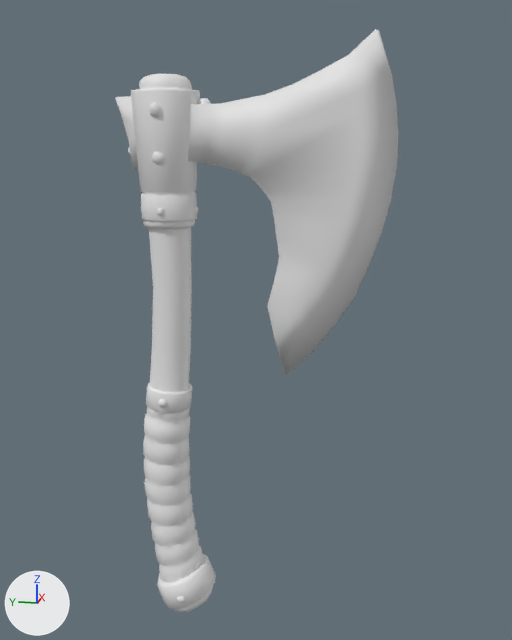
Before and after pictures for a commit that changed the FBX model skeletons/Assets/UndeadLegion/Models/Weapons/SM_H1Axe.fbx.
Before and after are seen from a 50 mm camera at (-0.572, -0.194, 0.366) aimed at (0.007, -0.079, 0.221). Lighting does not change. The marker at lower left points along +X, +Y and +Z. The picture after the commit comes second. Where no turn or scale is listed for an object, it has been applied to the vertices.

Names of what the first picture shows: 'SM_H1Axe'.
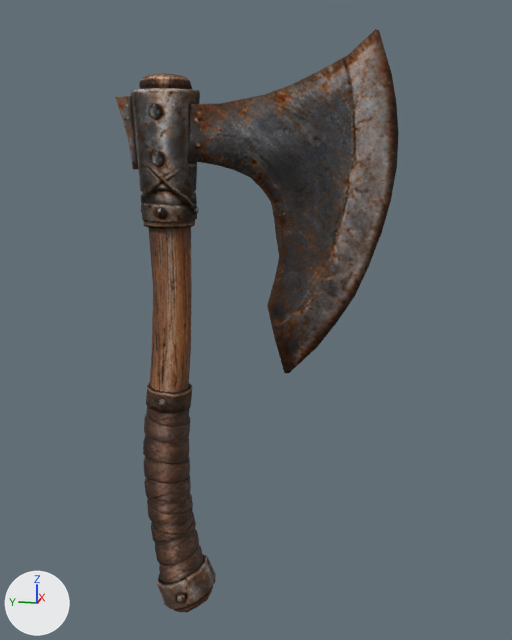
What the commit changed:
Picture 'h1axe_roughness.png' (img_h1axe_roughness_png) is new.
Picture 'h1axe_normal.png' (img_h1axe_normal_png) is new.
Picture 'h1axe_metallic.png' (img_h1axe_metallic_png) is new.
Picture 'h1axe_color.png' (img_h1axe_color_png) is new.
Material 'H1Axe_material' (mat_h1axe_material) is new.
Uses the picture img_h1axe_color_png.
Uses the picture img_h1axe_metallic_png.
Uses the picture img_h1axe_normal_png.
Uses the picture img_h1axe_roughness_png.
me_tripo_52e08dd0_3057_4a47_8669_2f6bc5c88917_015 is used by ob_sm_h1axe; location (0.0, 0.0, 0.0).
me_tripo_52e08dd0_3057_4a47_8669_2f6bc5c88917_015 had 1427 vertices, 1420 faces and spanned x -0.03..0.031, y -0.191..0.036, z -0.06..0.45.
me_tripo_52e08dd0_3057_4a47_8669_2f6bc5c88917_015 now has 1355 vertices, 1353 faces and spans x -0.03..0.031, y -0.191..0.036, z -0.06..0.45.
me_tripo_52e08dd0_3057_4a47_8669_2f6bc5c88917_015 part 1: the loose piece of 33 vertices spanning x -0.005..0.006, y -0.043..-0.033, z 0.396..0.402 is deleted.
Part 2, on me_tripo_52e08dd0_3057_4a47_8669_2f6bc5c88917_015:
37 vertices are removed from x -0.03..0.027, y -0.012..0.0, z 0.386..0.399.
50 faces are deleted.
19 vertices in x -0.027..-0.023, y -0.011..-0.001, z 0.35..0.362 move by (-0.001, 0.0, 0.0).
16 vertices move from x -0.028..0.026, y -0.012..0.0, z 0.35..0.398 to x -0.028..0.025, y -0.012..0.0, z 0.35..0.398.
31 vertices are added at x -0.03..0.026, y -0.012..0.0, z 0.386..0.398.
39 new faces join them.
me_tripo_52e08dd0_3057_4a47_8669_2f6bc5c88917_015 part 3: 1314 faces spanning x -0.03..0.031, y -0.191..0.036, z -0.06..0.45 switch from mat_tripo_52e08dd0_3057_4a47_8669_2f6bc5c88917 (white #e7e7e7) to mat_h1axe_material.
Other edits to the shape of me_tripo_52e08dd0_3057_4a47_8669_2f6bc5c88917_015 do not show in these pictures.

Where the change shows, as pixel boxes [x1, y1, x2, y2] in the pictures (512 x 640 px; the box of a moved part takes in the faces that stretch with it):
part 1 of me_tripo_52e08dd0_3057_4a47_8669_2f6bc5c88917_015, deleted
    before: [198, 98, 211, 104]
part 2 of me_tripo_52e08dd0_3057_4a47_8669_2f6bc5c88917_015, moved or reshaped
    before: [149, 102, 165, 165]
    after: [149, 103, 165, 166]
part 3 of me_tripo_52e08dd0_3057_4a47_8669_2f6bc5c88917_015, recoloured (darker)
    both: [115, 29, 398, 612]
